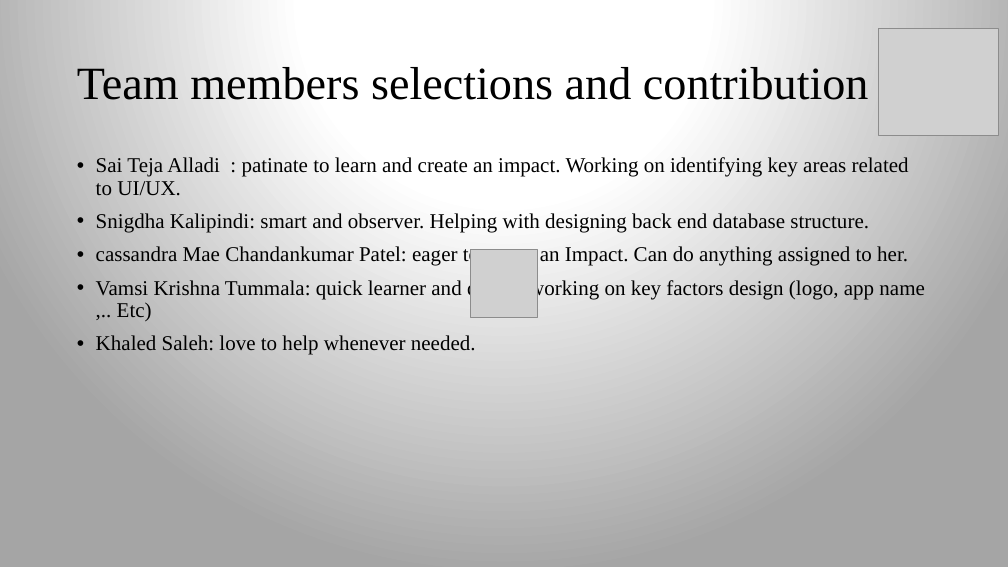
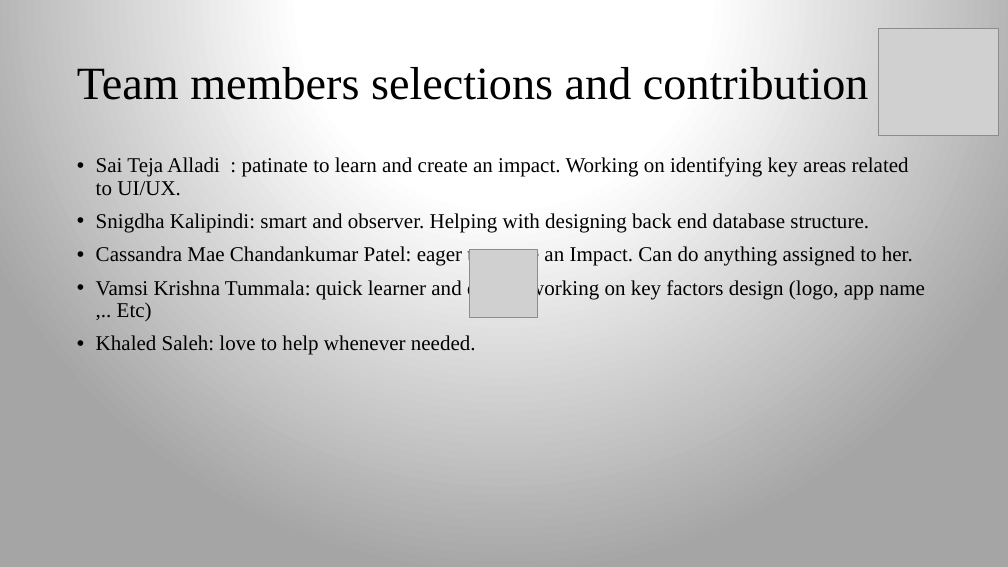
Before and after one commit to Khasaleh/family_app, a slide deck: slide 9 of Presentation1.pptx. Drawn at 1008x567 pixels with LibreOffice and Linux fonts; fonts in the diff are those of the drawing; grey boxes stand for pictures. Boxes give left, top, right and bottom in pixels: in the first picture for what was removed or moved away, otherwise in the second. Text is boxed around its words. In the diff, an @@ line names an element or a change of style, - is before the commit and + after.

```diff
--- a/Presentation1.pptx
+++ b/Presentation1.pptx
@@ text at [96, 246, 913, 266]: text changed @@
-• cassandra Mae Chandankumar Patel: eager to create an Impact. Can do anything assigned to her.
+• Cassandra Mae Chandankumar Patel: eager to create an Impact. Can do anything assigned to her.
```
Also in this commit, not shown: 1 other slide changed.
